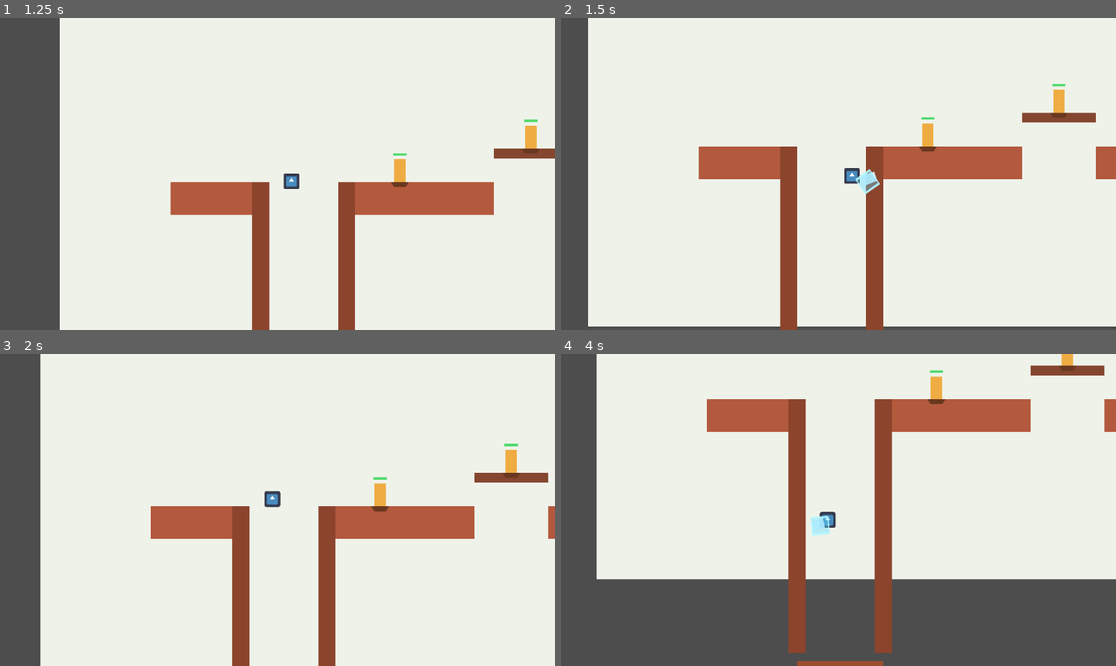
Above: before the commit, frames 1-4 (two rows, left to right).
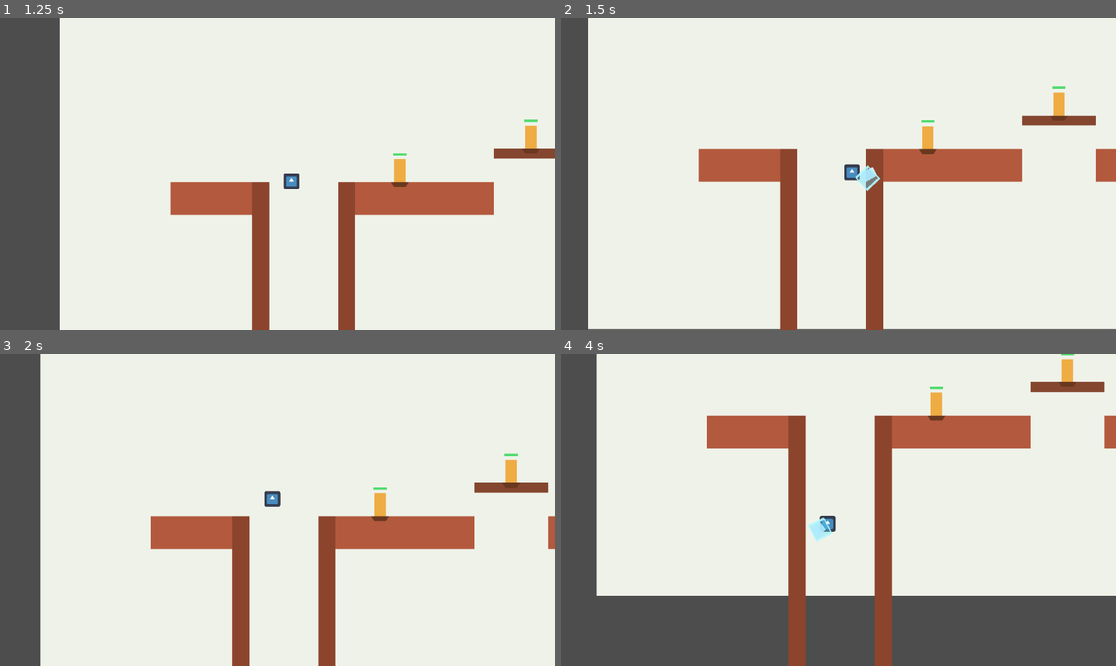
Above: after the commit, the same moments.

Repository: ggonzalez66/ruby1
Game: Godot game, scene res://main.tscn
Two runs of this game, one before a commit and one after it. Both use one fixed random seed, a clock stepped at 60 frames per second and the inputs below. The engine's default icon, where the game draws it, is replaced by a stand-in: a white triangle on a blue panel in a dark square.
Inputs:
- Up to frame 1 (1.25 s): hold Right (move_right) from 0.53 s (still down); tap C (attack) at 0.6 s; tap X (jump) at 0.77 s; tap S (heavy_attack) at 0.8 s
- Up to frame 2 (1.5 s): keep holding Right (move_right); tap S (heavy_attack) at 1.35 s
- Up to frame 3 (2 s): keep holding Right (move_right); tap X (jump) at 1.52 s; tap C (attack) at 1.55 s
- Up to frame 4 (4 s): release Right (move_right) at 2.03 s; hold Left (move_left) 2.03-2.78 s; tap C (attack) at 2.1, 3.05 s; tap S (heavy_attack) at 2.3, 3.6 s; hold Right (move_right) from 2.78 s (still down); tap Z (dash) at 2.85 s; tap X (jump) at 3.02, 3.77 s

Frame 1 is identical in both runs. In frame 2, 2.4% of the frame differs, in the area x 4-100%, y 21-100%; in frame 3, 4.1%; in frame 4, 11%, in the area x 6-100%, y 0-100%.

Commit message:
pozo practica 2

Diff:
--- a/main.tscn
+++ b/main.tscn
@@ -31,10 +31,7 @@
 size = Vector2(360, 80)
 
 [sub_resource type="RectangleShape2D" id="RectangleShape2D_pit_wall"]
-size = Vector2(42, 620)
-
-[sub_resource type="RectangleShape2D" id="RectangleShape2D_pit_floor"]
-size = Vector2(210, 40)
+size = Vector2(42, 1020)
 
 [node name="Main" type="Node2D"]
 
@@ -70,7 +67,7 @@
 polygon = PackedVector2Array(-180, -40, 180, -40, 180, 40, -180, 40)
 
 [node name="PitWallLeft" type="StaticBody2D" parent="."]
-position = Vector2(-510, 570)
+position = Vector2(-510, 770)
 collision_layer = 2
 
 [node name="CollisionShape2D" type="CollisionShape2D" parent="PitWallLeft"]
@@ -78,10 +75,10 @@
 
 [node name="Visual" type="Polygon2D" parent="PitWallLeft"]
 color = Color(0.552941, 0.266667, 0.176471, 1)
-polygon = PackedVector2Array(-21, -310, 21, -310, 21, 310, -21, 310)
+polygon = PackedVector2Array(-21, -510, 21, -510, 21, 510, -21, 510)
 
 [node name="PitWallRight" type="StaticBody2D" parent="."]
-position = Vector2(-300, 570)
+position = Vector2(-300, 770)
 collision_layer = 2
 
 [node name="CollisionShape2D" type="CollisionShape2D" parent="PitWallRight"]
@@ -89,18 +86,7 @@
 
 [node name="Visual" type="Polygon2D" parent="PitWallRight"]
 color = Color(0.552941, 0.266667, 0.176471, 1)
-polygon = PackedVector2Array(-21, -310, 21, -310, 21, 310, -21, 310)
-
-[node name="PitFloor" type="StaticBody2D" parent="."]
-position = Vector2(-405, 920)
-collision_layer = 2
-
-[node name="CollisionShape2D" type="CollisionShape2D" parent="PitFloor"]
-shape = SubResource("RectangleShape2D_pit_floor")
-
-[node name="Visual" type="Polygon2D" parent="PitFloor"]
-color = Color(0.611765, 0.301961, 0.188235, 1)
-polygon = PackedVector2Array(-105, -20, 105, -20, 105, 20, -105, 20)
+polygon = PackedVector2Array(-21, -510, 21, -510, 21, 510, -21, 510)
 
 [node name="GroundEast" type="StaticBody2D" parent="."]
 position = Vector2(620, 300)
--- a/movimiento.gd
+++ b/movimiento.gd
@@ -42,8 +42,10 @@
 @export var charged_air_forward_speed := 430.0
 @export var charged_air_forward_drift := 250.0
 @export var charged_air_drag := 1600.0
-@export var charged_air_gravity_multiplier := 1.18
-@export var heavy_attack_start_upward_speed := -150.0
+@export var heavy_attack_rise_gravity_multiplier := 1.0
+@export var heavy_attack_fall_gravity_multiplier := 2.35
+@export var heavy_attack_max_fall_speed := 1320.0
+@export var heavy_attack_start_upward_speed := -245.0
 @export var charged_air_bounce_back_speed := 220.0
 @export var heavy_bounce_vertical_ratio := 0.8
 @export var light_hit_stall_up_speed := -95.0
@@ -208,11 +210,13 @@
 
 	var gravity_scale: float = fall_gravity_multiplier if velocity.y > 0.0 else 1.0
 	if attack_mode == ATTACK_HEAVY:
-		gravity_scale = charged_air_gravity_multiplier
+		gravity_scale = heavy_attack_fall_gravity_multiplier if velocity.y > 0.0 else heavy_attack_rise_gravity_multiplier
 
 	var target_fall_speed: float = max_fall_speed
 	if _is_wall_sliding():
 		target_fall_speed = wall_slide_speed
+	elif attack_mode == ATTACK_HEAVY:
+		target_fall_speed = heavy_attack_max_fall_speed
 
 	velocity.y = min(velocity.y + gravity * gravity_scale * delta, target_fall_speed)
 
